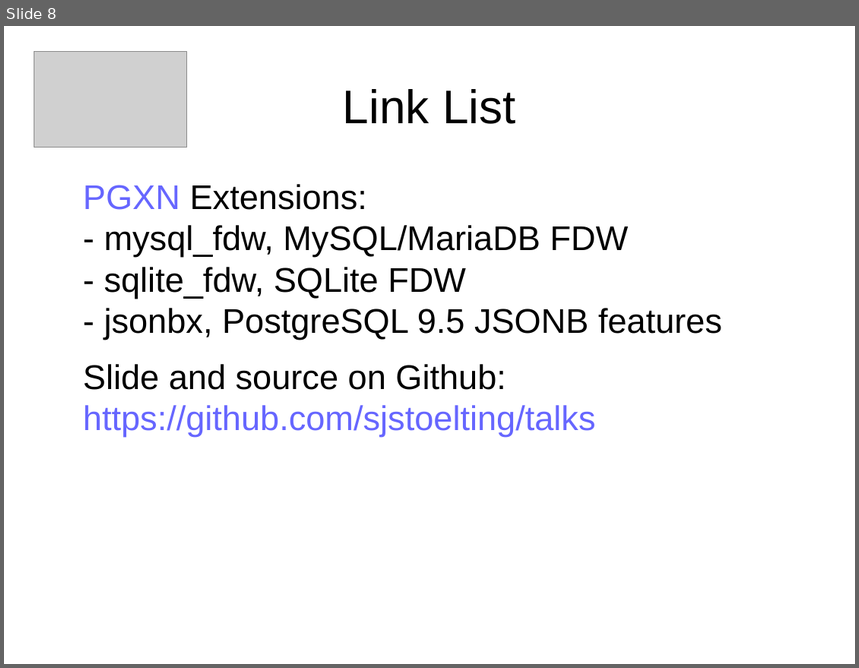
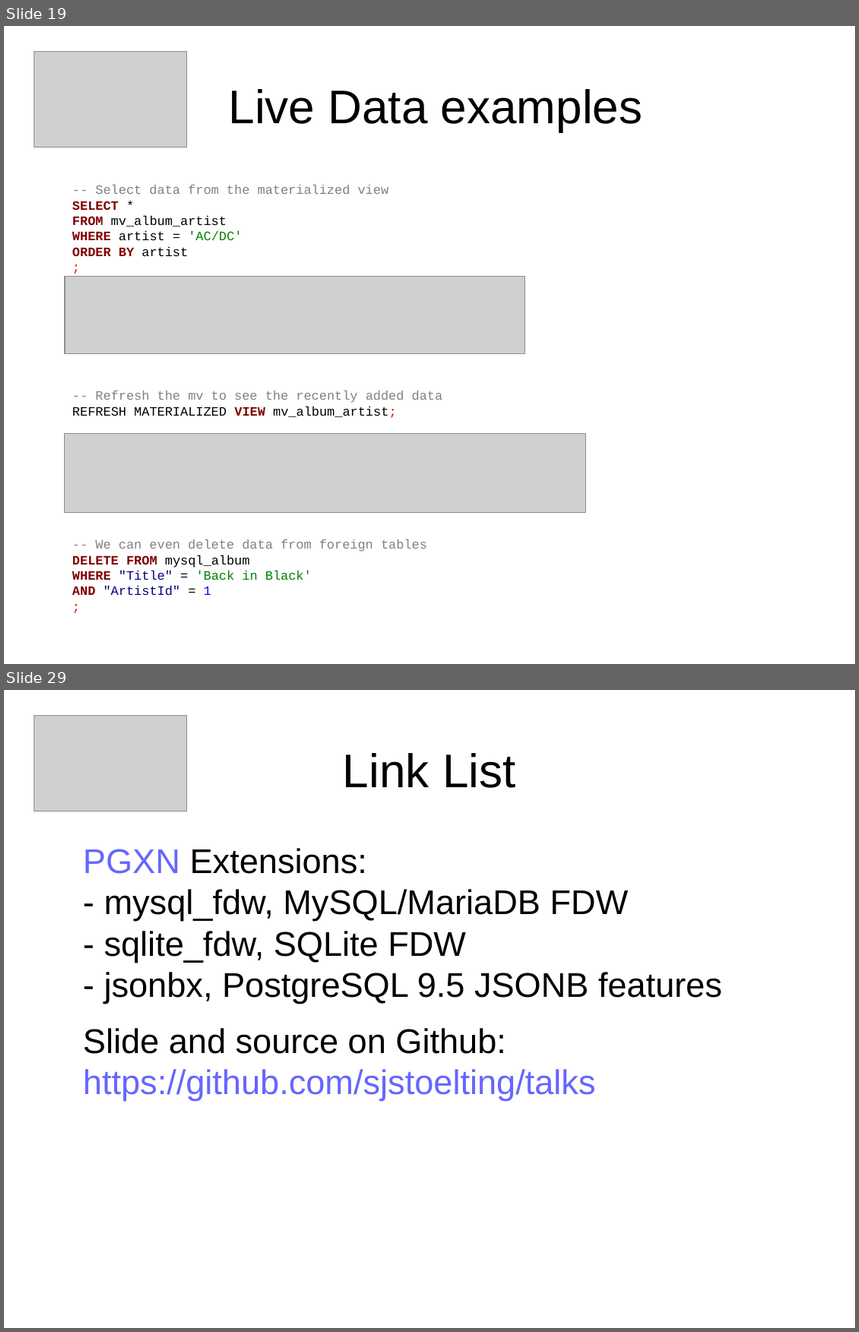
Before and after one commit to sjstoelting/talks, a slide deck: one-database-to-rule-em-all/PostgreSQL-FDW.odp. Shown one above the other, each under a label of ours: slide 8 before the commit, slides 19 and 29 after it; the slides between them are not shown. The pictures are 859x668 and 859x1332 pixels, drawn with LibreOffice and Linux fonts; fonts in the diff are those of the drawing; grey boxes stand for pictures. Boxes give left, top, right and bottom in pixels: in the first picture for what was removed or moved away, otherwise in the second. Text is boxed around its words. In the diff, an @@ line names an element or a change of style, - is before the commit and + after.

Commit message:
Extended the slides with queries and screenshots of the live part. In case something doesn't work during the talk.

```diff
--- a/one-database-to-rule-em-all/PostgreSQL-FDW.odp
+++ b/one-database-to-rule-em-all/PostgreSQL-FDW.odp
@@ slide 19 added at (4,26,855,664), background #FFFFFF @@
@@ picture added at (34,52,187,148) @@
@@ title added at (229,89,643,132), 44 pt, text #000000 @@
+Live Data examples
@@ text added at (72,185,389,256), 12 pt, text #808080 @@
+-- Select data from the materialized view
+SELECT *
+FROM mv_album_artist
+WHERE artist = 'AC/DC'
+ORDER BY artist
+;
@@ picture added at (65,276,525,354) @@
@@ text added at (72,391,443,418), 12 pt, text #808080 @@
+-- Refresh the mv to see the recently added data
+REFRESH MATERIALIZED VIEW mv_album_artist;
@@ picture added at (65,434,586,512) @@
@@ text added at (72,540,427,596), 12 pt, text #808080 @@
+-- We can even delete data from foreign tables
+DELETE FROM mysql_album
+WHERE "Title" = 'Back in Black'
+AND "ArtistId" = 1
+;
@@ what was slide 8 is now slide 29 @@
```
Also in this commit, not shown: 1 slide changed, 20 other slides added, 1 other file.
